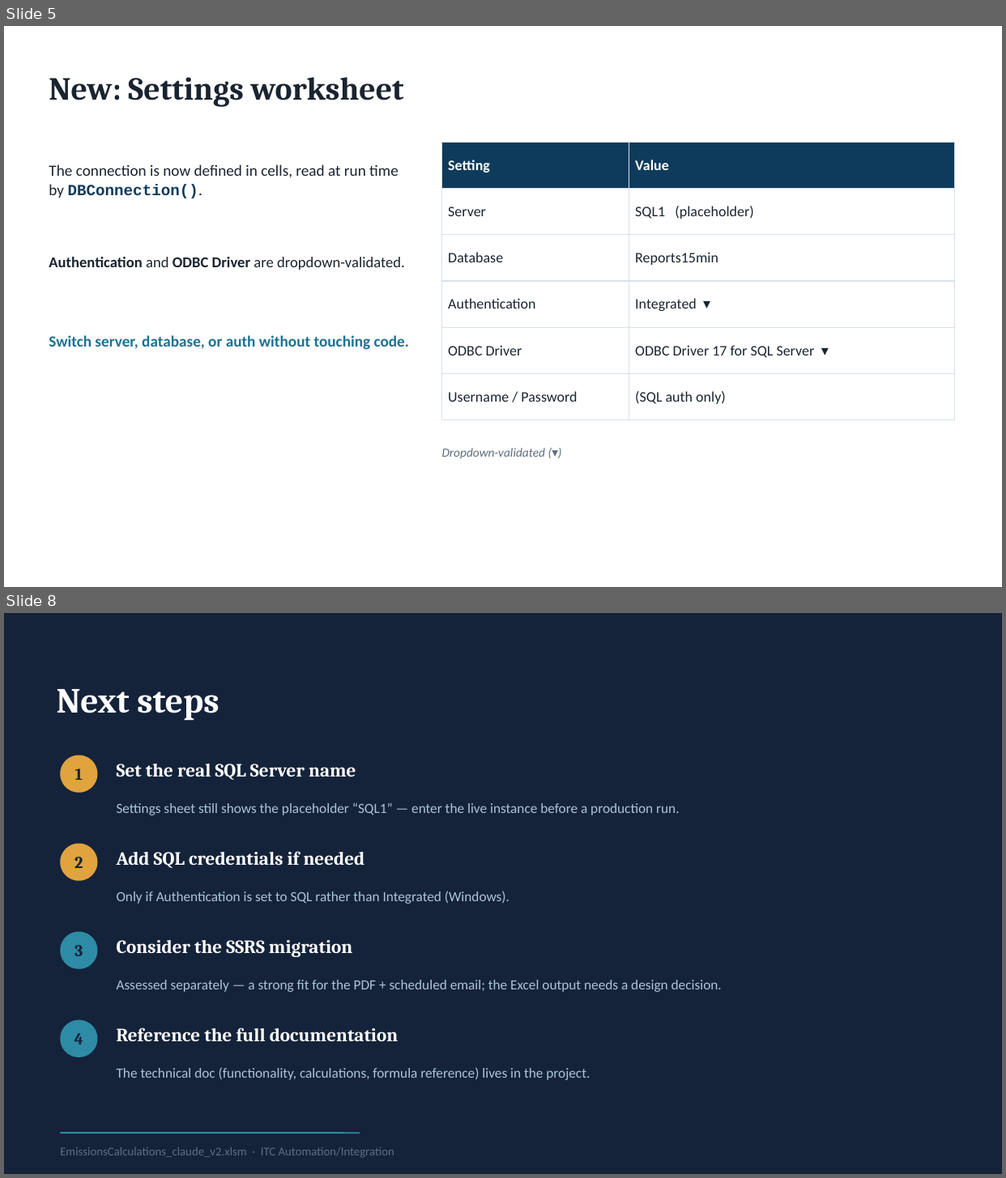
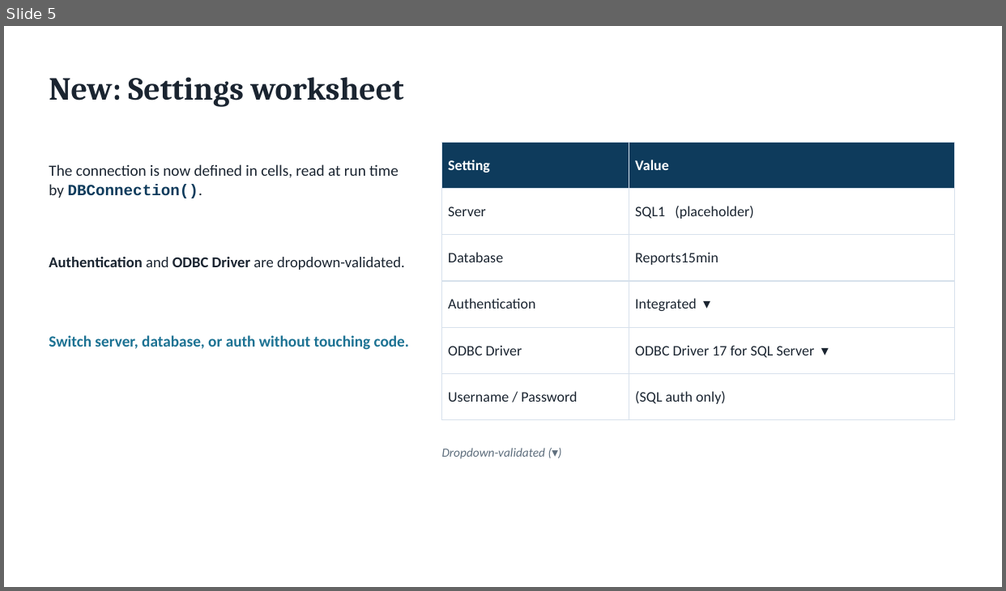
Before and after one commit to peter-computing/ITC-Reporting, a slide deck: EHS-HRVOC/slides/EmissionsCalculations_Functional_Changes.pptx. Shown one above the other, each under a label of ours: slides 5 and 8 before the commit, slide 5 after it; the slides between them are not shown. The pictures are 1006x1178 and 1006x591 pixels, drawn with LibreOffice and Linux fonts; fonts in the diff are those of the drawing. Boxes give left, top, right and bottom in pixels: in the first picture for what was removed or moved away, otherwise in the second. Text is boxed around its words. In the diff, an @@ line names an element or a change of style, - is before the commit and + after.

```diff
--- a/EHS-HRVOC/slides/EmissionsCalculations_Functional_Changes.pptx
+++ b/EHS-HRVOC/slides/EmissionsCalculations_Functional_Changes.pptx
@@ slide 8 removed at box(4, 613, 1002, 1174), background #14233A @@
@@ text removed at box(57, 689, 219, 721) @@
-Next steps
@@ ellipse removed at box(60, 756, 98, 793) @@
@@ text removed at box(75, 769, 83, 780) @@
-1
@@ text removed at box(117, 764, 356, 780) @@
-Set the real SQL Server name
@@ text removed at box(117, 803, 680, 815) @@
-Settings sheet still shows the placeholder “SQL1” — enter the live instance before a production run.
@@ ellipse removed at box(60, 844, 98, 881) @@
@@ text removed at box(117, 851, 365, 868) @@
-Add SQL credentials if needed
@@ text removed at box(74, 857, 83, 868) @@
-2
@@ text removed at box(117, 891, 509, 904) @@
-Only if Authentication is set to SQL rather than Integrated (Windows).
@@ ellipse removed at box(60, 932, 98, 969) @@
@@ text removed at box(74, 945, 83, 956) @@
-3
@@ text removed at box(117, 940, 352, 957) @@
-Consider the SSRS migration
@@ text removed at box(117, 980, 722, 992) @@
-Assessed separately — a strong fit for the PDF + scheduled email; the Excel output needs a design decision.
@@ ellipse removed at box(60, 1020, 98, 1058) @@
@@ text removed at box(74, 1033, 83, 1045) @@
-4
@@ text removed at box(117, 1028, 398, 1041) @@
-Reference the full documentation
@@ text removed at box(117, 1067, 590, 1080) @@
-The technical doc (functionality, calculations, formula reference) lives in the project.
@@ line removed from (60, 1133) to (360, 1133) @@
@@ text removed at box(60, 1148, 394, 1157) @@
-EmissionsCalculations_claude_v2.xlsm · ITC Automation/Integration
```
Also in this commit, not shown: 5 slides changed, 3 slides added, 1 other file.
